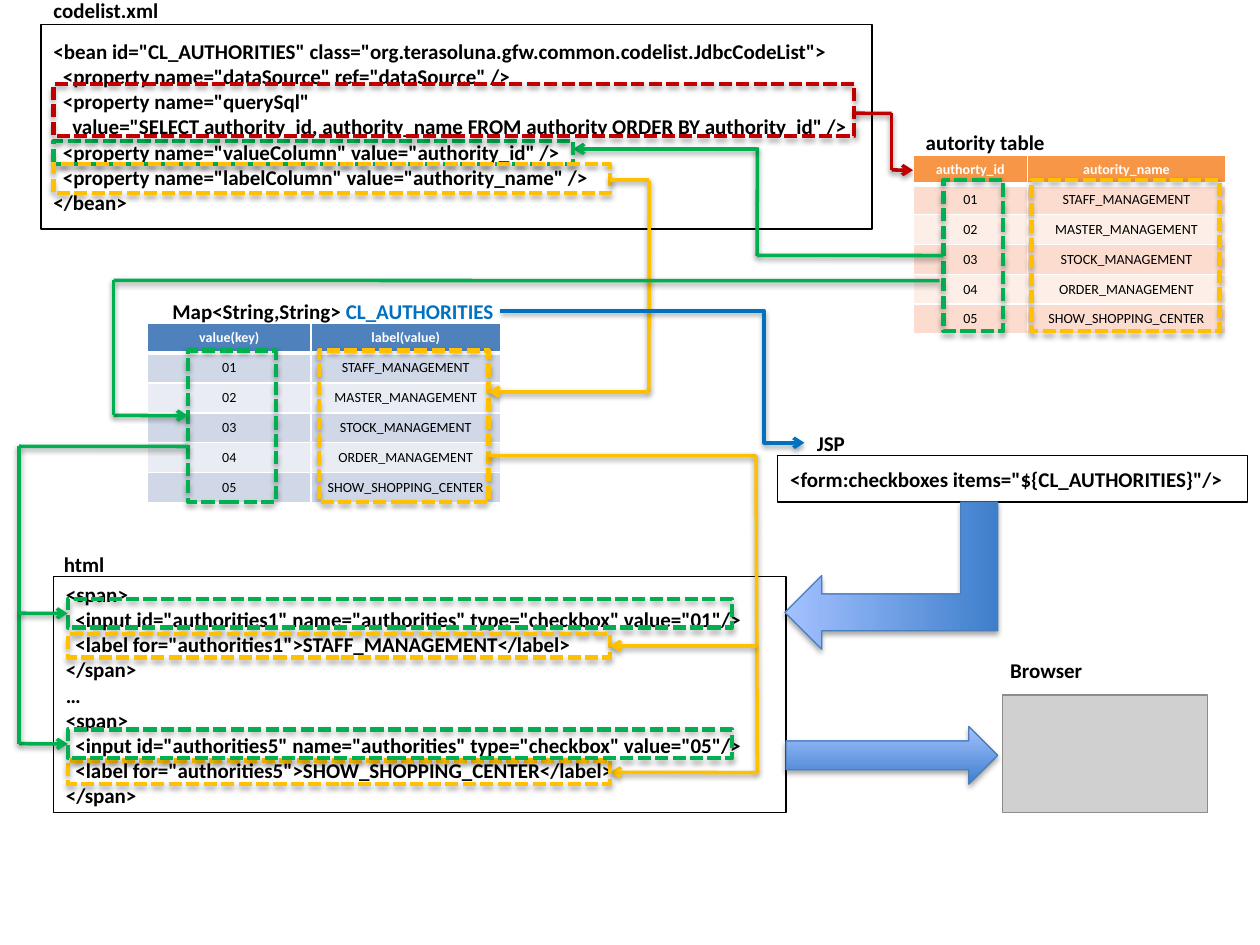
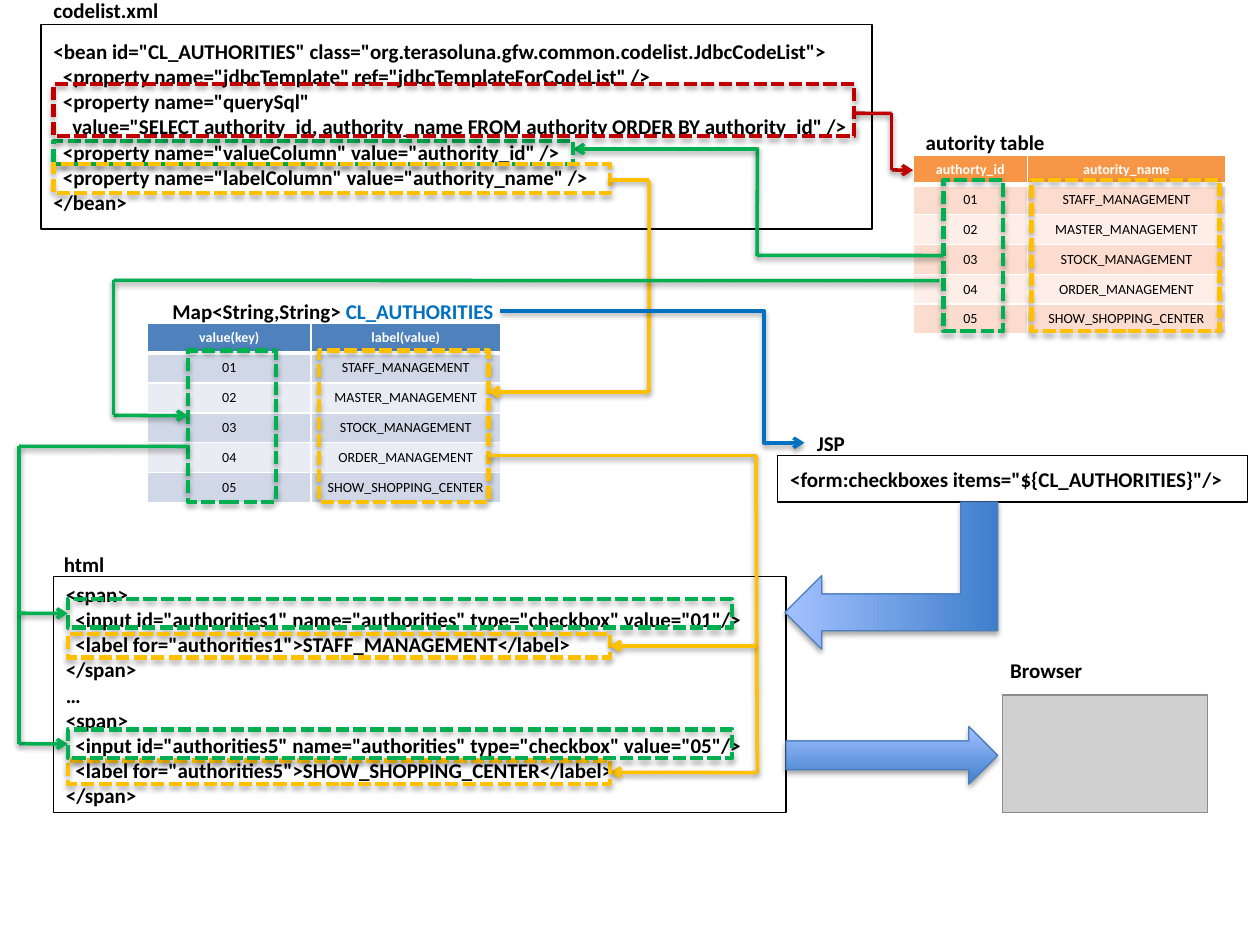
Before and after one commit to ynojima/guideline, a slide deck: slide 4 of source/ArchitectureInDetail/images_CodeList/materialCodeList.pptx. Drawn at 1260x945 pixels with LibreOffice and Linux fonts; fonts in the diff are those of the drawing; grey boxes stand for pictures. Boxes give left, top, right and bottom in pixels: in the first picture for what was removed or moved away, otherwise in the second. Text is boxed around its words. In the diff, an @@ line names an element or a change of style, - is before the commit and + after.

Commit message:
#501 inject JdbcTemplate into JdbcCodelist
(cherry picked from commit 06ca39967ebb0bfa78be2eb3f69a9841574fea39)

```diff
--- a/source/ArchitectureInDetail/images_CodeList/materialCodeList.pptx
+++ b/source/ArchitectureInDetail/images_CodeList/materialCodeList.pptx
@@ text in rectangle at [63,69,626,88]: text changed @@
-<property name="dataSource" ref="dataSource" />
+<property name="jdbcTemplate" ref="jdbcTemplateForCodeList" />
```
Also in this commit, not shown: 2 other files.
